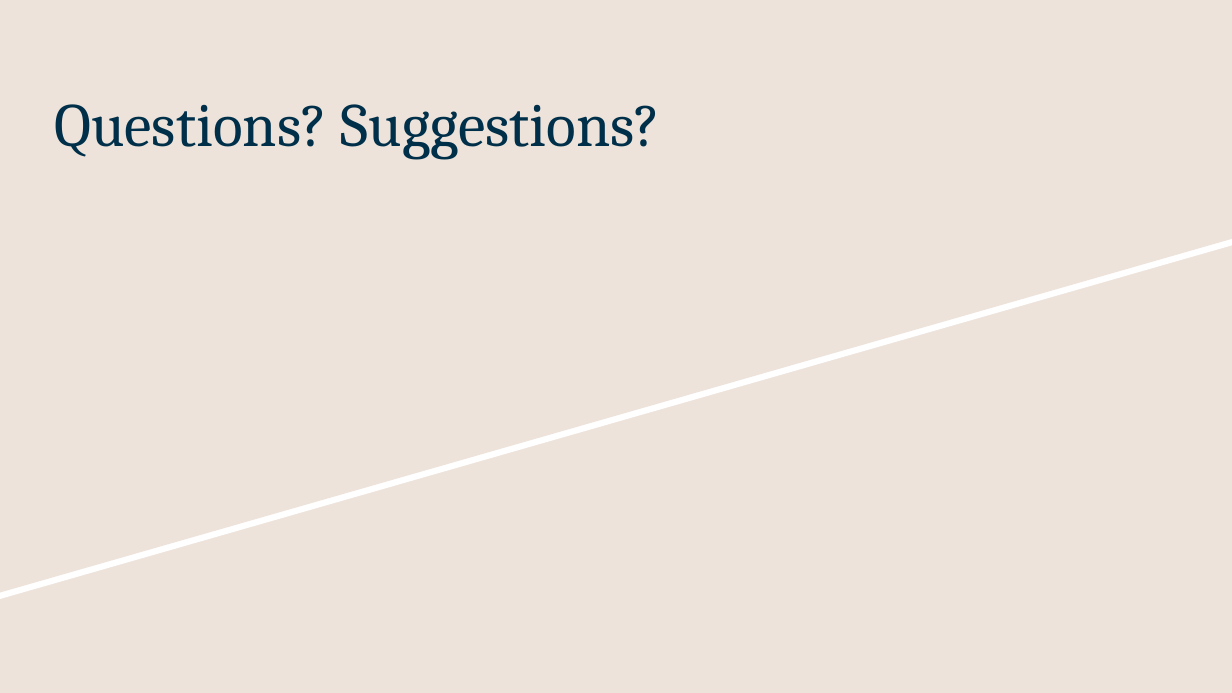
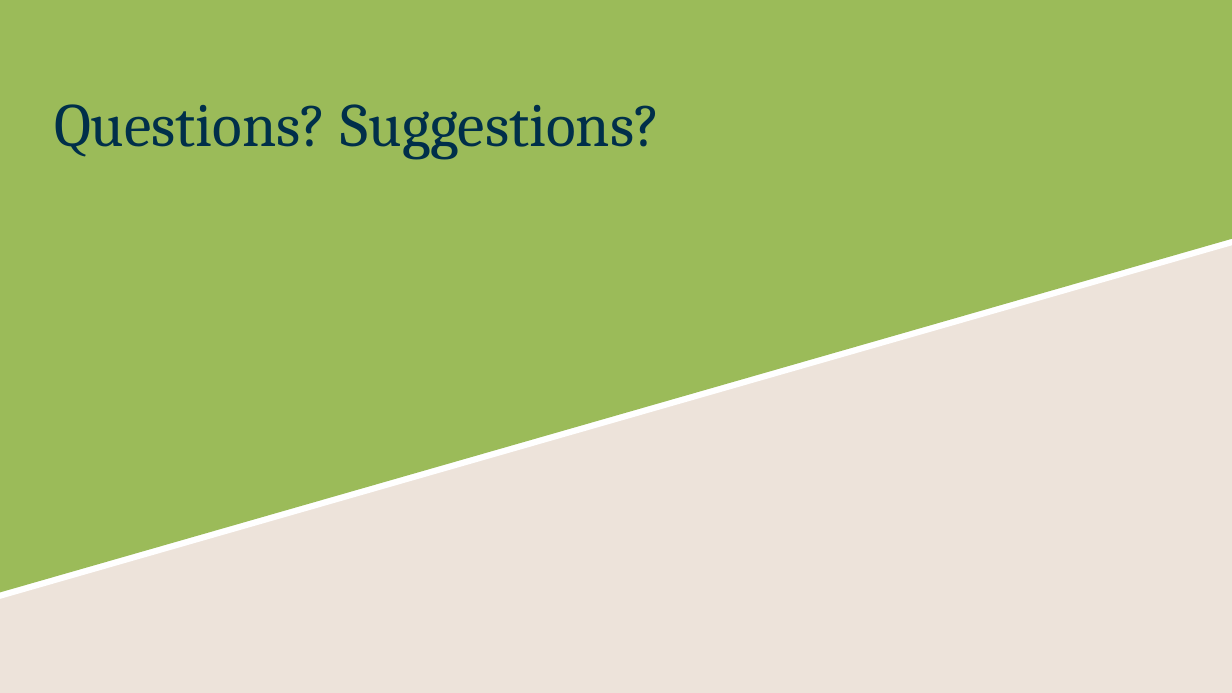
Before and after one commit to BlaineInsane/CMPS285-FALL2019, a slide deck: slide 8 of Documentation/Degree Progress Tracker Presentation.pptx. Drawn at 1232x693 pixels with LibreOffice and Linux fonts; fonts in the diff are those of the drawing. Boxes give left, top, right and bottom in pixels: in the first picture for what was removed or moved away, otherwise in the second. Text is boxed around its words. In the diff, an @@ line names an element or a change of style, - is before the commit and + after.

```diff
--- a/Documentation/Degree Progress Tracker Presentation.pptx
+++ b/Documentation/Degree Progress Tracker Presentation.pptx
@@ freeform shape at <box>0,0,1232,593</box>: fill #EDE3DA to #9BBB59 @@
```
Also in this commit, not shown: 6 other slides changed, 9 other files.
